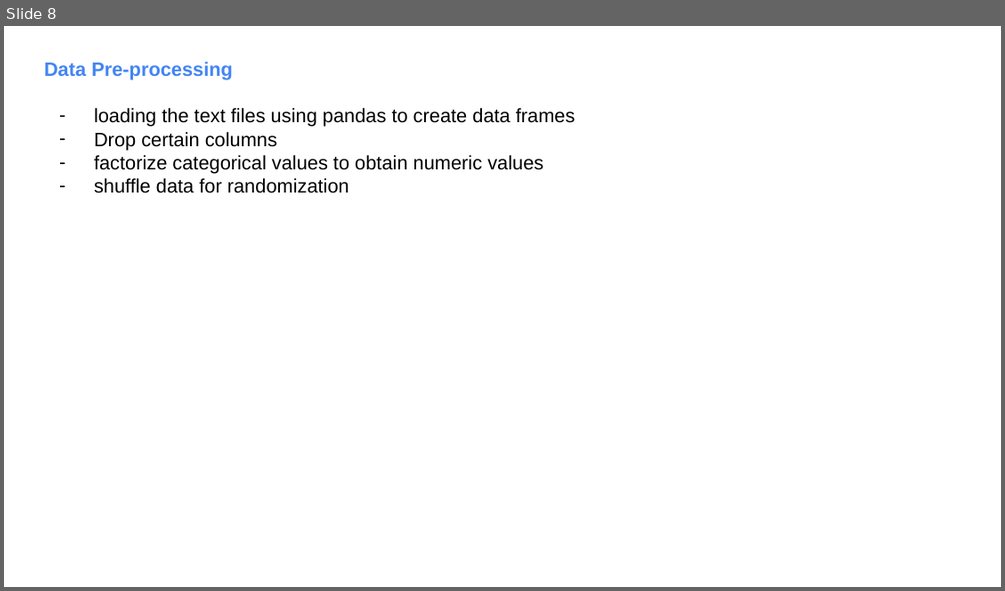
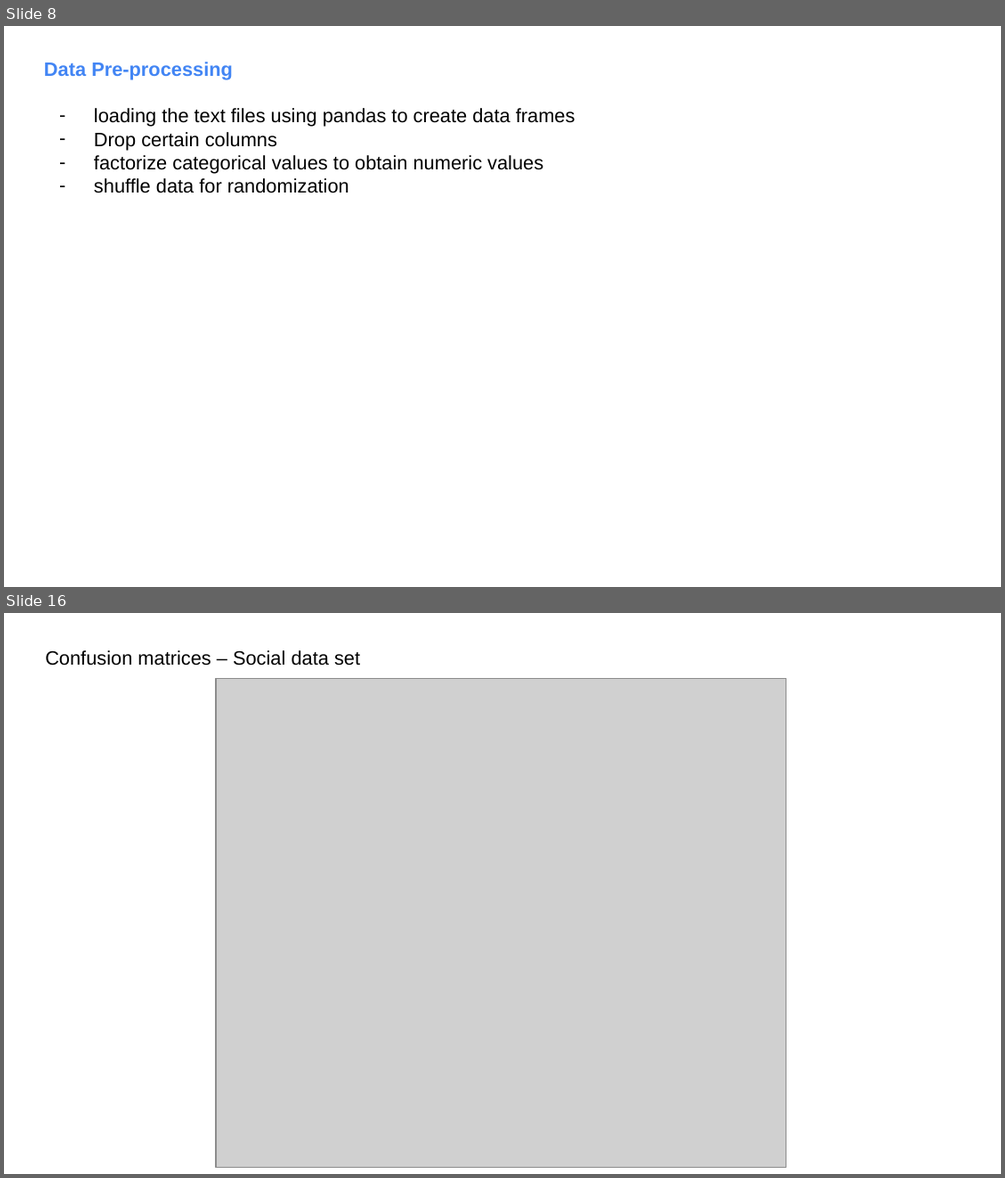
Before and after one commit to fambrogi/MachineLearning, a slide deck: ex_3/Slides_ML_3.pptx. Shown one above the other, each under a label of ours: slide 8 before the commit, slides 8 and 16 after it; the slides between them are not shown. The pictures are 1005x591 and 1005x1178 pixels, drawn with LibreOffice and Linux fonts; fonts in the diff are those of the drawing; grey boxes stand for pictures. Boxes give left, top, right and bottom in pixels: in the first picture for what was removed or moved away, otherwise in the second. Text is boxed around its words. In the diff, an @@ line names an element or a change of style, - is before the commit and + after.

```diff
--- a/ex_3/Slides_ML_3.pptx
+++ b/ex_3/Slides_ML_3.pptx
@@ slide 16 added at box(4, 613, 1001, 1174), background #FFFFFF @@
@@ text added at box(45, 650, 360, 666), 14 pt, text #000000 @@
+Confusion matrices – Social data set
@@ picture added at box(217, 679, 786, 1167) @@
```
Also in this commit, not shown: 1 slide changed, 6 other slides added, 5 slides removed, 16 other files.
